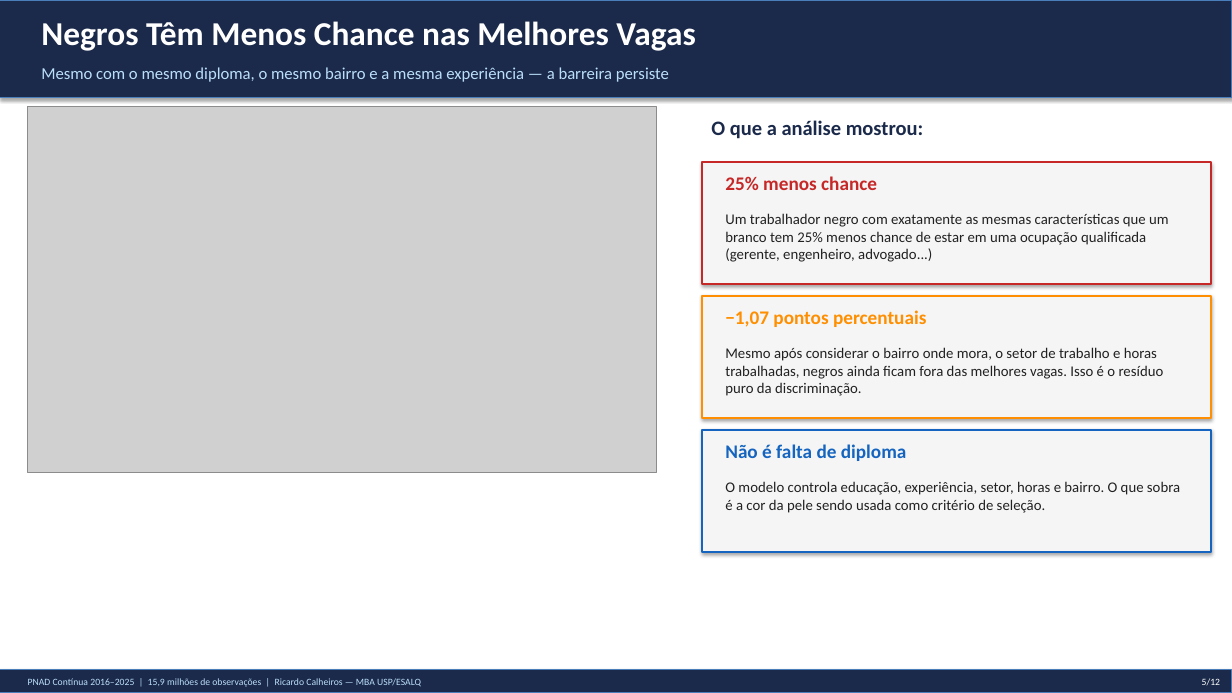
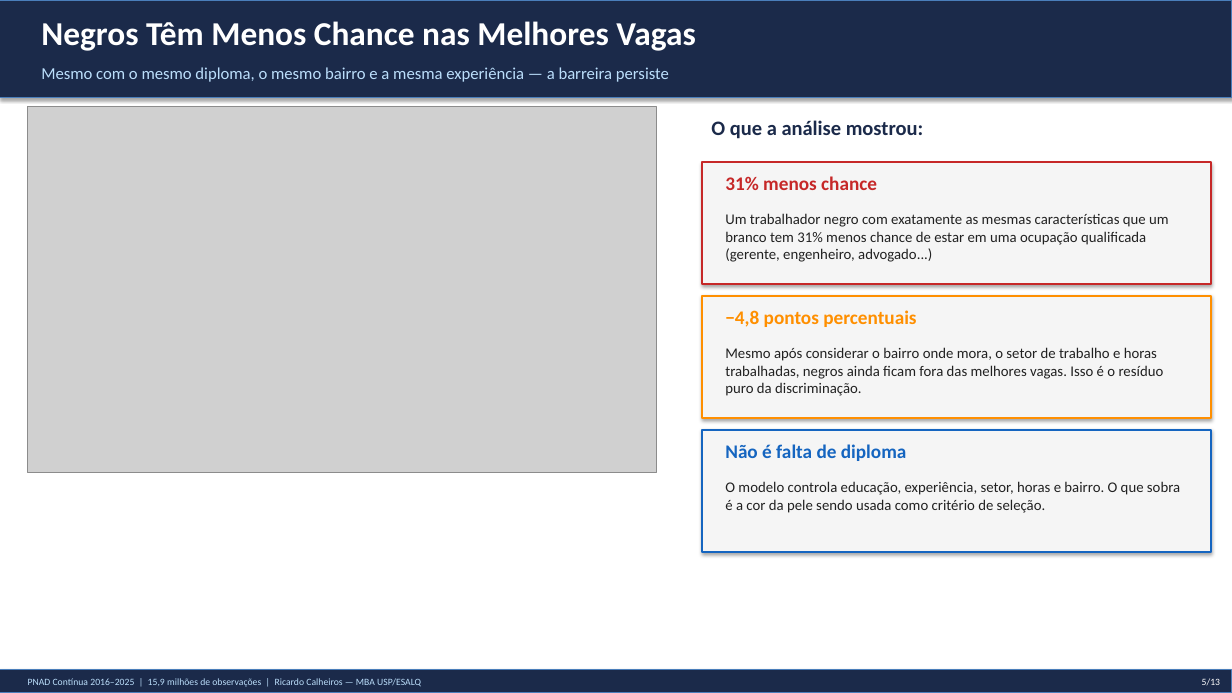
Before and after one commit to rickinrj-ux/ProjetoRacismoPNAD, a slide deck: slide 5 of apresentacao_executiva.pptx. Drawn at 1232x693 pixels with LibreOffice and Linux fonts; fonts in the diff are those of the drawing; grey boxes stand for pictures. Boxes give left, top, right and bottom in pixels: in the first picture for what was removed or moved away, otherwise in the second. Text is boxed around its words. In the diff, an @@ line names an element or a change of style, - is before the commit and + after.

```diff
--- a/apresentacao_executiva.pptx
+++ b/apresentacao_executiva.pptx
@@ text at (725, 176, 877, 190): text changed @@
-25% menos chance
+31% menos chance
@@ text at (725, 213, 1169, 262): text changed @@
-Um trabalhador negro com exatamente as mesmas características que um branco tem 25% menos chance de estar em uma ocupação qualificada (gerente, engenheiro, advogado...)
+Um trabalhador negro com exatamente as mesmas características que um branco tem 31% menos chance de estar em uma ocupação qualificada (gerente, engenheiro, advogado...)
@@ text at (725, 310, 916, 327): text changed @@
-−1,07 pontos percentuais
+−4,8 pontos percentuais
```
Also in this commit, not shown: 11 other slides changed, 1 slide added, 26 other files.
